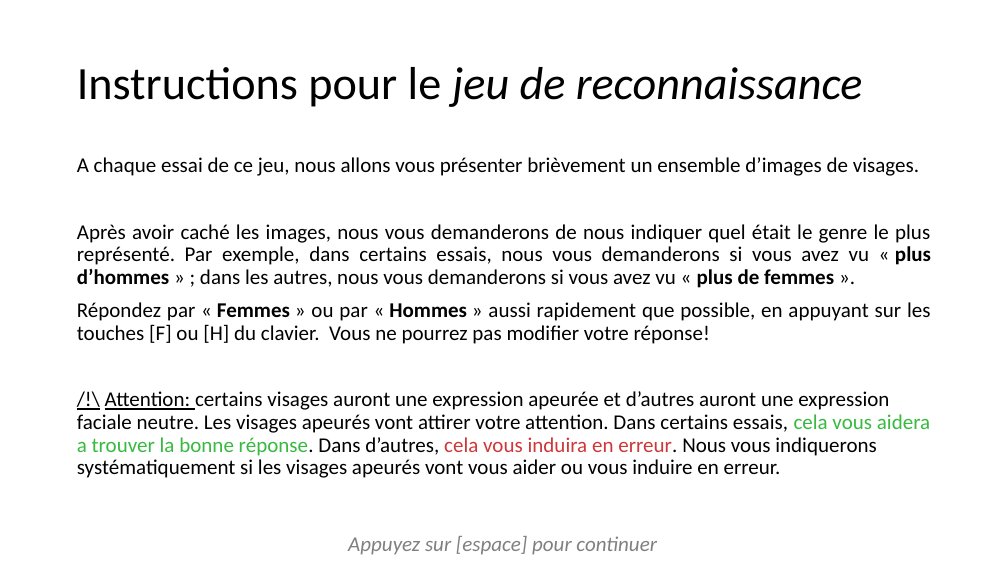
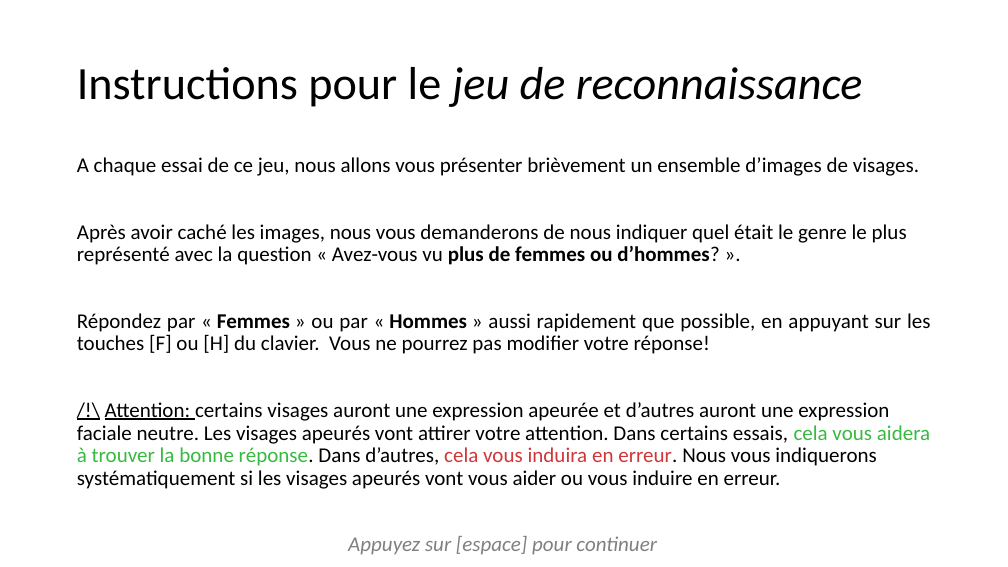
Before and after one commit to jusporrer/Emotion_regulation, a slide deck: slide 16 of instructions/instructionsDiapo.pptx. Drawn at 1008x567 pixels with LibreOffice and Linux fonts; fonts in the diff are those of the drawing. Boxes give left, top, right and bottom in pixels: in the first picture for what was removed or moved away, otherwise in the second. Text is boxed around its words. In the diff, an @@ line names an element or a change of style, - is before the commit and + after.

```diff
--- a/instructions/instructionsDiapo.pptx
+++ b/instructions/instructionsDiapo.pptx
@@ text at <box>77,224,907,265</box>: text changed @@
-Après avoir caché les images, nous vous demanderons de nous indiquer quel était le genre le plus représenté. Par exemple, dans certains essais, nous vous demanderons si vous avez vu « plus d’hommes » ; dans les autres, nous vous demanderons si vous avez vu « plus de femmes ».
+Après avoir caché les images, nous vous demanderons de nous indiquer quel était le genre le plus représenté avec la question « Avez-vous vu plus de femmes ou d’hommes? ».
@@ text at <box>77,402,930,489</box>: text changed @@
-/!\ Attention: certains visages auront une expression apeurée et d’autres auront une expression faciale neutre. Les visages apeurés vont attirer votre attention. Dans certains essais, cela vous aidera a trouver la bonne réponse. Dans d’autres, cela vous induira en erreur. Nous vous indiquerons systématiquement si les visages apeurés vont vous aider ou vous induire en erreur.
+/!\ Attention: certains visages auront une expression apeurée et d’autres auront une expression faciale neutre. Les visages apeurés vont attirer votre attention. Dans certains essais, cela vous aidera à trouver la bonne réponse. Dans d’autres, cela vous induira en erreur. Nous vous indiquerons systématiquement si les visages apeurés vont vous aider ou vous induire en erreur.
```
Also in this commit, not shown: 3 other slides changed, 10 other files.
